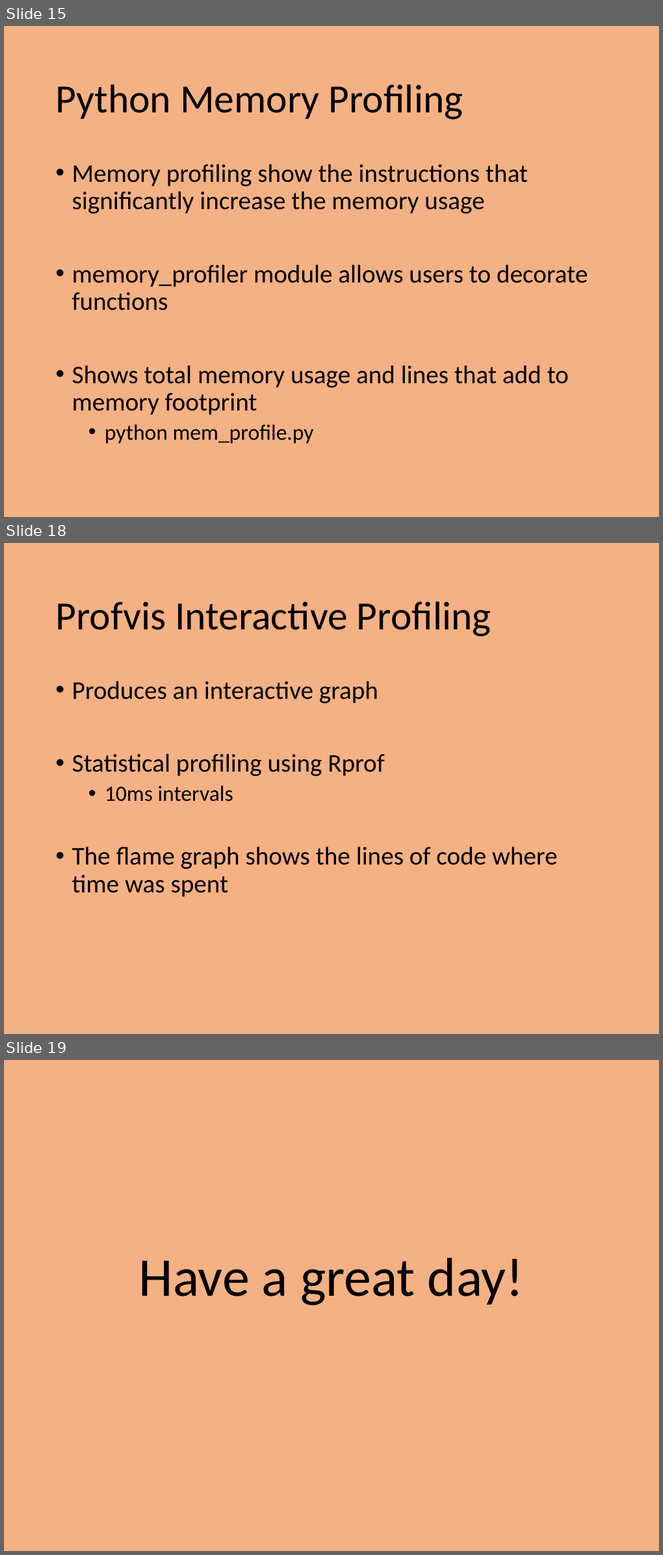
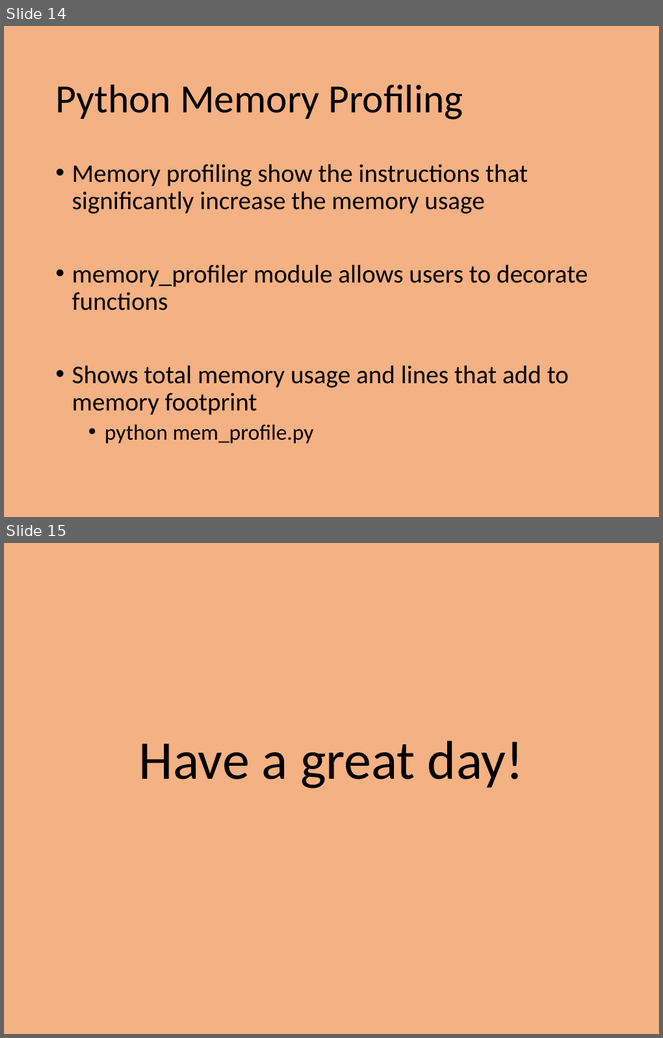
Before and after one commit to PrincetonUniversity/intro_debugging, a slide deck: 01_overview/Introduction_To_Debugging.pptx. Shown one above the other, each under a label of ours: slides 15, 18 and 19 before the commit, slides 14 and 15 after it; the slides between them are not shown. The pictures are 663x1555 and 663x1038 pixels, drawn with LibreOffice and Linux fonts; fonts in the diff are those of the drawing. Boxes give left, top, right and bottom in pixels: in the first picture for what was removed or moved away, otherwise in the second. Text is boxed around its words. In the diff, an @@ line names an element or a change of style, - is before the commit and + after.

```diff
--- a/01_overview/Introduction_To_Debugging.pptx
+++ b/01_overview/Introduction_To_Debugging.pptx
@@ slide 18 removed at (x1=4, y1=543, x2=659, y2=1034), background #F4B183 @@
@@ title removed at (x1=55, y1=601, x2=492, y2=637) @@
-Profvis Interactive Profiling
@@ text removed at (x1=72, y1=681, x2=558, y2=897) @@
-• Produces an interactive graph
-• Statistical profiling using Rprof
-  • 10ms intervals
-• The flame graph shows the lines of code where time was spent
@@ what was slide 15 is now slide 14 @@
@@ what was slide 19 is now slide 15 @@
```
Also in this commit, not shown: 3 slides changed, 3 other slides removed.
